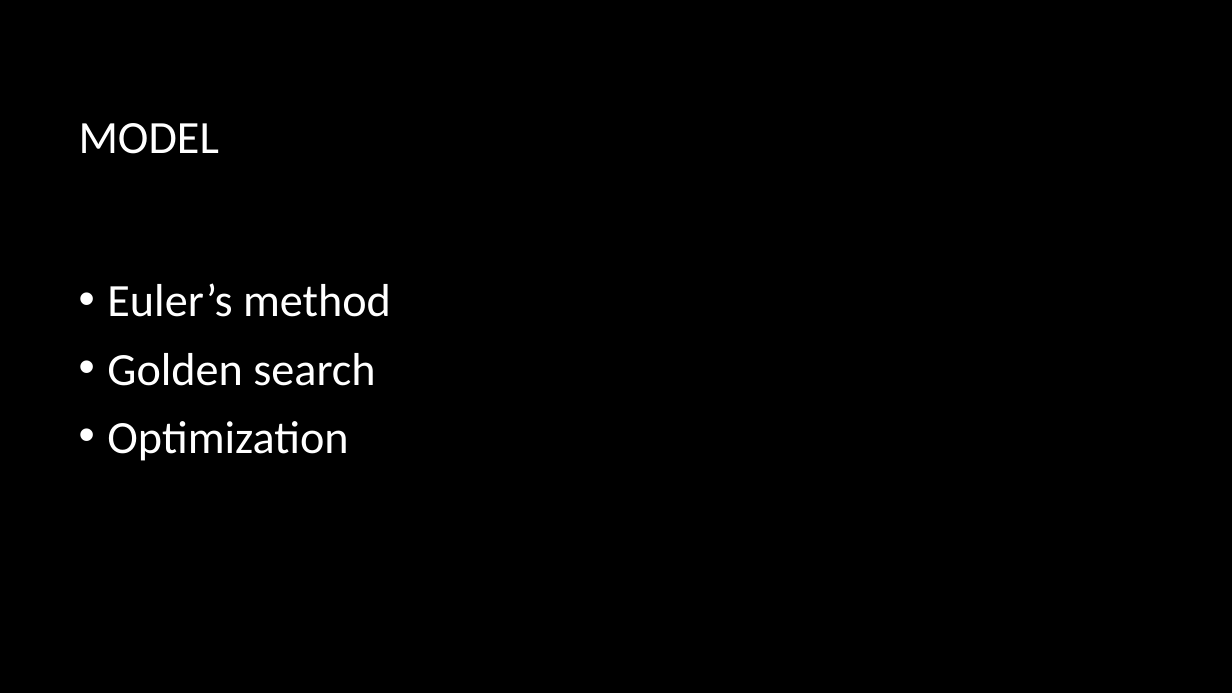
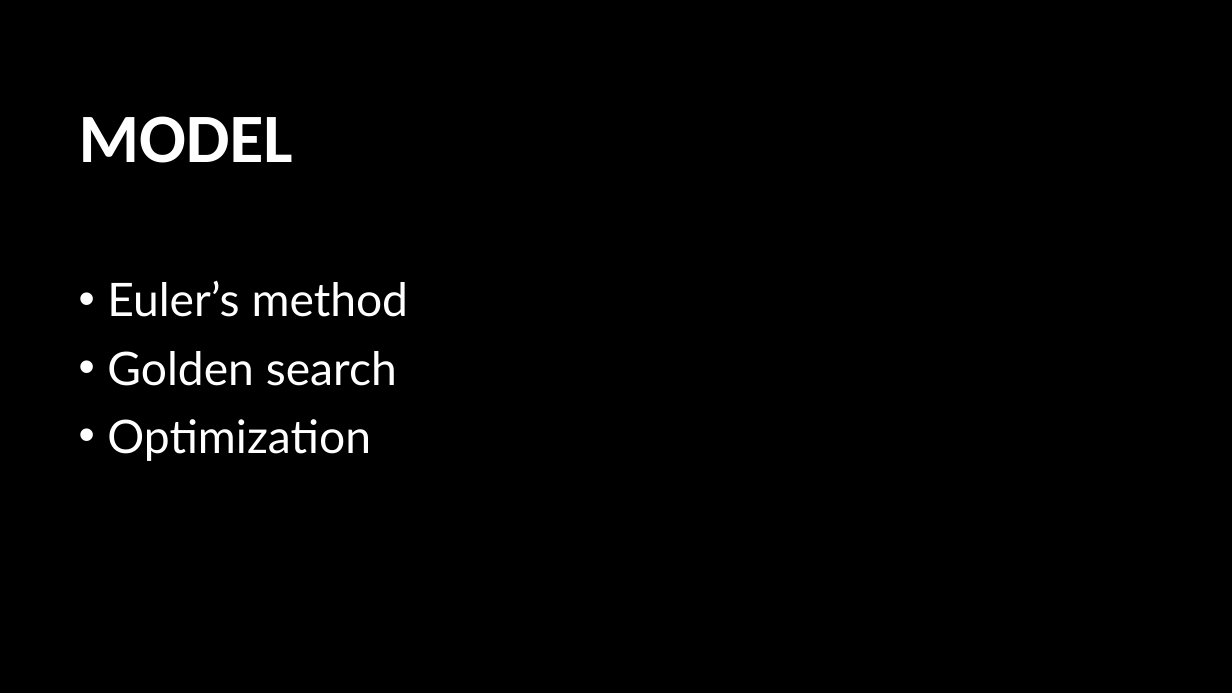
Before and after one commit to juliemaude/term_project_360420_w2019_forgues_viel_v2, a slide deck: slide 3 of report/PowerPointPresentationv2.pptx. Drawn at 1232x693 pixels with LibreOffice and Linux fonts; fonts in the diff are those of the drawing; background and template pictures are left out. Boxes give left, top, right and bottom in pixels: in the first picture for what was removed or moved away, otherwise in the second. Text is boxed around its words. In the diff, an @@ line names an element or a change of style, - is before the commit and + after.

```diff
--- a/report/PowerPointPresentationv2.pptx
+++ b/report/PowerPointPresentationv2.pptx
@@ title "MODEL" at bbox=[79, 116, 293, 163]: size 36 to 54 pt, bold on @@
@@ text "Euler’s method" at bbox=[107, 281, 409, 461]: font Calibri to Lato @@
```
Also in this commit, not shown: 2 other slides changed, 1 slide added, 1 other file.
